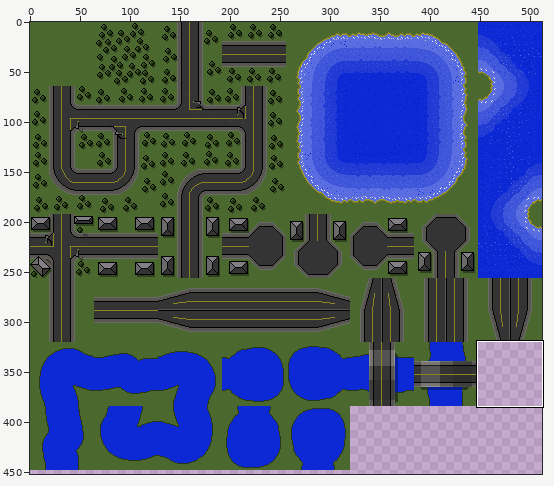
File history of a pixel-art file, Images/city_c.aseprite. Above: a wide view before the commit, with the close-up outlined.
Close-up. As it was:
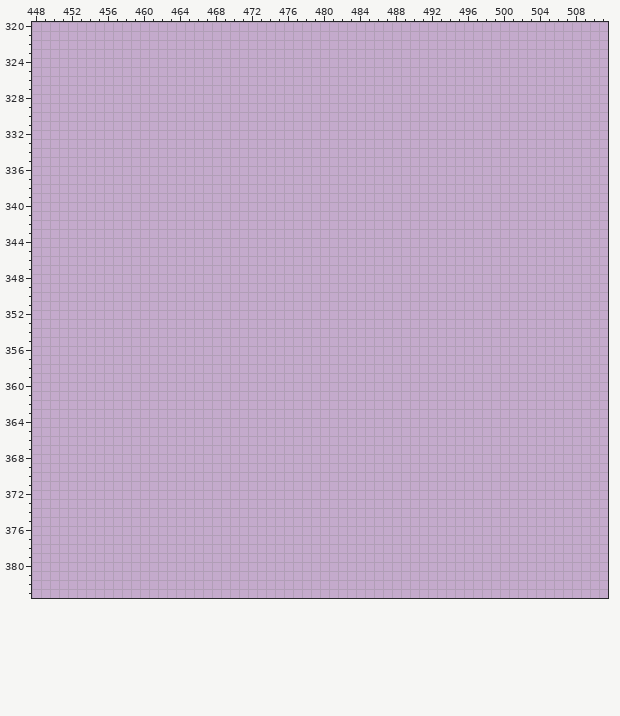
512x512 pixels, 1 frame. Colours within 5 levels of each other are drawn and written as one. Shown: x 448..511, y 320..383. The wide view leaves out empty margins.
After the commit:
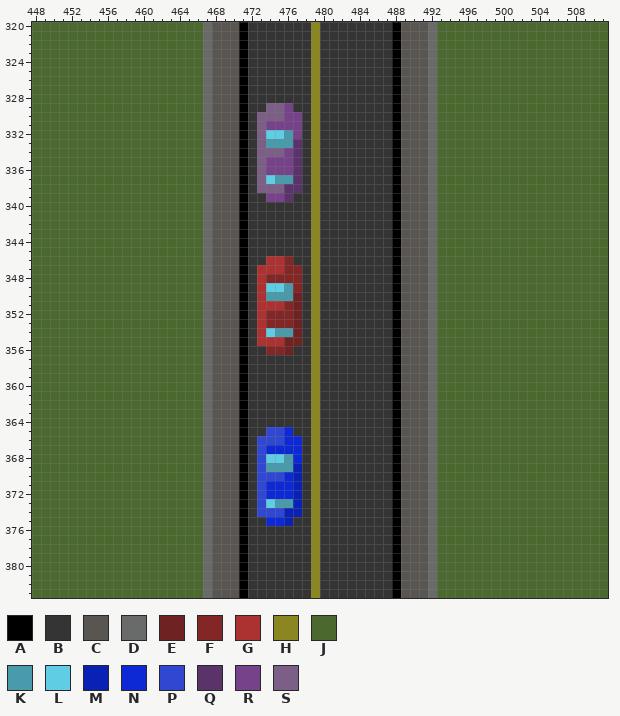
Palette (. is transparent): A #000000  B #343434  C #595652  D #696a6a  E #6f2222  F #822626  G #ac3232  H #8a8622  J #4b692f  K #499bac  L #5fcde4  M #0922b5  N #0c29d5  P #3047d1  Q #5b336b  R #76428a  S #7c5f86
The exact change:
y 320..328: x 448..511 ................................................................ -> JJJJJJJJJJJJJJJJJJJDCCCABBBBBBBHBBBBBBBBACCCDJJJJJJJJJJJJJJJJJJJ
y 329: x 448..511 ................................................................ -> JJJJJJJJJJJJJJJJJJJDCCCABBSSRBBHBBBBBBBBACCCDJJJJJJJJJJJJJJJJJJJ
y 330: x 448..511 ................................................................ -> JJJJJJJJJJJJJJJJJJJDCCCABSSSRRBHBBBBBBBBACCCDJJJJJJJJJJJJJJJJJJJ
y 331: x 448..511 ................................................................ -> JJJJJJJJJJJJJJJJJJJDCCCABSRRRRBHBBBBBBBBACCCDJJJJJJJJJJJJJJJJJJJ
y 332: x 448..511 ................................................................ -> JJJJJJJJJJJJJJJJJJJDCCCABSLLKRBHBBBBBBBBACCCDJJJJJJJJJJJJJJJJJJJ
y 333: x 448..511 ................................................................ -> JJJJJJJJJJJJJJJJJJJDCCCABSKKKQBHBBBBBBBBACCCDJJJJJJJJJJJJJJJJJJJ
y 334: x 448..511 ................................................................ -> JJJJJJJJJJJJJJJJJJJDCCCABSSSRQBHBBBBBBBBACCCDJJJJJJJJJJJJJJJJJJJ
y 335..336: x 448..511 ................................................................ -> JJJJJJJJJJJJJJJJJJJDCCCABSRRRQBHBBBBBBBBACCCDJJJJJJJJJJJJJJJJJJJ
y 337: x 448..511 ................................................................ -> JJJJJJJJJJJJJJJJJJJDCCCABSLKKQBHBBBBBBBBACCCDJJJJJJJJJJJJJJJJJJJ
y 338: x 448..511 ................................................................ -> JJJJJJJJJJJJJJJJJJJDCCCABSSSQQBHBBBBBBBBACCCDJJJJJJJJJJJJJJJJJJJ
y 339: x 448..511 ................................................................ -> JJJJJJJJJJJJJJJJJJJDCCCABBRRQBBHBBBBBBBBACCCDJJJJJJJJJJJJJJJJJJJ
y 340..345: x 448..511 ................................................................ -> JJJJJJJJJJJJJJJJJJJDCCCABBBBBBBHBBBBBBBBACCCDJJJJJJJJJJJJJJJJJJJ
y 346: x 448..511 ................................................................ -> JJJJJJJJJJJJJJJJJJJDCCCABBGGFBBHBBBBBBBBACCCDJJJJJJJJJJJJJJJJJJJ
y 347: x 448..511 ................................................................ -> JJJJJJJJJJJJJJJJJJJDCCCABGGGFFBHBBBBBBBBACCCDJJJJJJJJJJJJJJJJJJJ
y 348: x 448..511 ................................................................ -> JJJJJJJJJJJJJJJJJJJDCCCABGFFFFBHBBBBBBBBACCCDJJJJJJJJJJJJJJJJJJJ
y 349: x 448..511 ................................................................ -> JJJJJJJJJJJJJJJJJJJDCCCABGLLKFBHBBBBBBBBACCCDJJJJJJJJJJJJJJJJJJJ
y 350: x 448..511 ................................................................ -> JJJJJJJJJJJJJJJJJJJDCCCABGKKKEBHBBBBBBBBACCCDJJJJJJJJJJJJJJJJJJJ
y 351: x 448..511 ................................................................ -> JJJJJJJJJJJJJJJJJJJDCCCABGGGFEBHBBBBBBBBACCCDJJJJJJJJJJJJJJJJJJJ
y 352..353: x 448..511 ................................................................ -> JJJJJJJJJJJJJJJJJJJDCCCABGFFFEBHBBBBBBBBACCCDJJJJJJJJJJJJJJJJJJJ
y 354: x 448..511 ................................................................ -> JJJJJJJJJJJJJJJJJJJDCCCABGLKKEBHBBBBBBBBACCCDJJJJJJJJJJJJJJJJJJJ
y 355: x 448..511 ................................................................ -> JJJJJJJJJJJJJJJJJJJDCCCABGGGEEBHBBBBBBBBACCCDJJJJJJJJJJJJJJJJJJJ
y 356: x 448..511 ................................................................ -> JJJJJJJJJJJJJJJJJJJDCCCABBFFEBBHBBBBBBBBACCCDJJJJJJJJJJJJJJJJJJJ
y 357..364: x 448..511 ................................................................ -> JJJJJJJJJJJJJJJJJJJDCCCABBBBBBBHBBBBBBBBACCCDJJJJJJJJJJJJJJJJJJJ
y 365: x 448..511 ................................................................ -> JJJJJJJJJJJJJJJJJJJDCCCABBPPNBBHBBBBBBBBACCCDJJJJJJJJJJJJJJJJJJJ
y 366: x 448..511 ................................................................ -> JJJJJJJJJJJJJJJJJJJDCCCABPPPNNBHBBBBBBBBACCCDJJJJJJJJJJJJJJJJJJJ
y 367: x 448..511 ................................................................ -> JJJJJJJJJJJJJJJJJJJDCCCABPNNNNBHBBBBBBBBACCCDJJJJJJJJJJJJJJJJJJJ
y 368: x 448..511 ................................................................ -> JJJJJJJJJJJJJJJJJJJDCCCABPLLKNBHBBBBBBBBACCCDJJJJJJJJJJJJJJJJJJJ
y 369: x 448..511 ................................................................ -> JJJJJJJJJJJJJJJJJJJDCCCABPKKKMBHBBBBBBBBACCCDJJJJJJJJJJJJJJJJJJJ
y 370: x 448..511 ................................................................ -> JJJJJJJJJJJJJJJJJJJDCCCABPPPNMBHBBBBBBBBACCCDJJJJJJJJJJJJJJJJJJJ
y 371..372: x 448..511 ................................................................ -> JJJJJJJJJJJJJJJJJJJDCCCABPNNNMBHBBBBBBBBACCCDJJJJJJJJJJJJJJJJJJJ
y 373: x 448..511 ................................................................ -> JJJJJJJJJJJJJJJJJJJDCCCABPLKKMBHBBBBBBBBACCCDJJJJJJJJJJJJJJJJJJJ
y 374: x 448..511 ................................................................ -> JJJJJJJJJJJJJJJJJJJDCCCABPPPMMBHBBBBBBBBACCCDJJJJJJJJJJJJJJJJJJJ
y 375: x 448..511 ................................................................ -> JJJJJJJJJJJJJJJJJJJDCCCABBNNMBBHBBBBBBBBACCCDJJJJJJJJJJJJJJJJJJJ
y 376..383: x 448..511 ................................................................ -> JJJJJJJJJJJJJJJJJJJDCCCABBBBBBBHBBBBBBBBACCCDJJJJJJJJJJJJJJJJJJJ
Changed places in both close-ups, as pixel boxes (x1, y1, x2, y2):
added: (32, 22, 608, 598)
